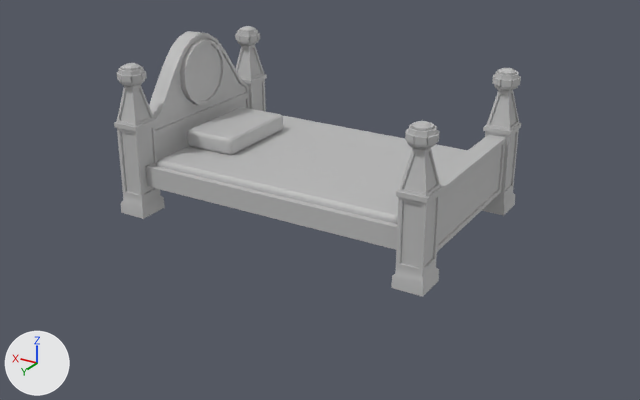
Two versions of the FBX model Assets/Models/Bed/bed.fbx, one commit apart.
Rendered twice from a 50 mm lens placed at (-7.41, 12.36, 4.74), pointed at (-0.22, 0.37, -1.26). Every picture has the same lights, and +X, +Y and +Z are marked at lower left. Where no turn or scale is listed for an object, it has been applied to the vertices. Vertices at the same position are counted once.

The first picture shows 'bed'.
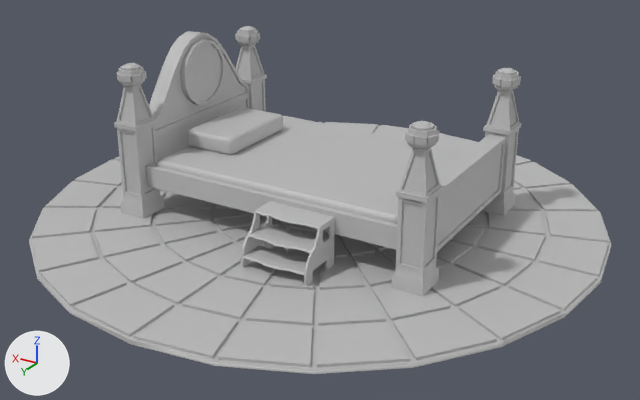
Where the newer file only moved an object's origin or applied its transform, the numbers keep the older frame.

Diff of the bpy script that builds the scene:
```diff
--- a/Assets/Models/Bed/bed.fbx.py
+++ b/Assets/Models/Bed/bed.fbx.py
@@ me_mesh @@
 # used by ob_bed; location = (0.0, 0.0, -0.19)
-me_mesh.from_pydata(...)  # 1989 vertices, 1938 faces; spans x -2.9..2.9, y -1.95..1.95, z -1.42..1.42
+me_mesh.from_pydata(...)  # 3639 vertices, 3809 faces; spans x -4.95..4.95, y -4.95..4.95, z -1.53..1.42
+# me_mesh part 1: a new loose piece of 1126 vertices spanning x -4.95..4.95, y -4.95..4.95, z -1.53..-1.42, in mat_lambert1 (grey #bcbcbc)
+# me_mesh part 2: a new loose piece of 198 vertices spanning x -0.16..-0.12, y 1.74..2.56, z -1.42..-0.61, in mat_lambert1 (grey #bcbcbc)
+# me_mesh part 3: a new loose piece of 198 vertices spanning x -1.3..-1.26, y 1.74..2.56, z -1.42..-0.61, in mat_lambert1 (grey #bcbcbc)
+# me_mesh part 4: a new loose piece of 42 vertices spanning x -1.26..-0.16, y 1.74..2.22, z -0.64..-0.61, in mat_lambert1 (grey #bcbcbc)
+# me_mesh part 5: a new loose piece of 42 vertices spanning x -1.26..-0.16, y 1.95..2.43, z -0.95..-0.92, in mat_lambert1 (grey #bcbcbc)
+# me_mesh part 6: a new loose piece of 42 vertices spanning x -1.26..-0.16, y 2.12..2.61, z -1.25..-1.21, in mat_lambert1 (grey #bcbcbc)
 me_mesh.materials.append(mat_lambert1)
```

Location of each change, (x1, y1, x2, y2) in pixels of the pictures (640 x 400 px):
'bed', reshaped (43% wider, 28% taller)
    before: (114, 26, 521, 297)
    after: (29, 26, 611, 374)
part 1 of me_mesh, added
    after: (29, 122, 611, 374)
part 2 of me_mesh, added
    after: (241, 201, 273, 268)
part 3 of me_mesh, added
    after: (304, 216, 335, 286)
part 4 of me_mesh, added
    after: (257, 202, 332, 229)
part 5 of me_mesh, added
    after: (249, 225, 325, 253)
part 6 of me_mesh, added
    after: (243, 246, 307, 275)
